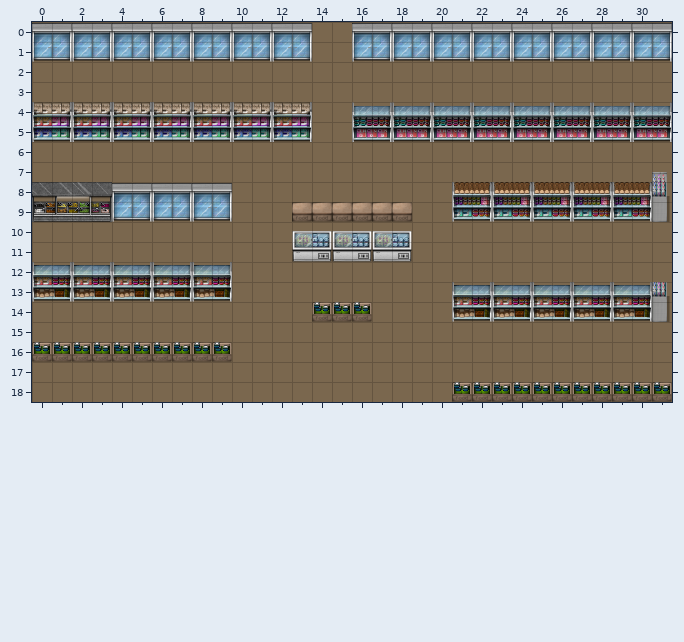
A Tiled map (JSON) gets an edit: digital-game-6/assets/Maps/level1.json. Above: the version before the commit.
Cells are 32x32 px. Shown: x 0..31, y 0..18.
Once edited:
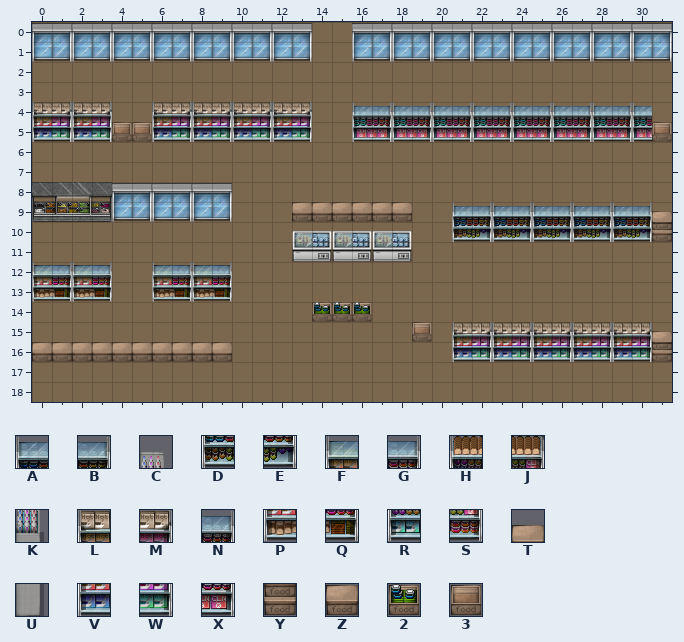
Key: from "shop": A 160, B 161, C 170, D 176, E 177, F 180, G 181, H 182, J 183, K 186, L 192, M 193, N 195, P 196, Q 197, R 198, S 199, T 201, U 202, V 208, W 209, X 211, Y 217, Z 233, 2 248, 3 249.
_ is an empty cell.
The edit:
Layer "collison":
Tile V becomes tile 3 in row 5 at x 4.
Tile W becomes tile 3 in row 5 at x 5.
Tile X becomes tile 3 in row 5 at x 31.
The author put tile 3 in row 15 at x 19.
Tile R becomes tile A in row 9 at x 21, 23, 25, 27 and 29.
Tile S becomes tile B in row 9 at x 22, 24, 26, 28 and 30.
The author put tile D in row 10 at x 21, 23, 25, 27 and 29.
The author put tile E in row 10 at x 22, 24, 26, 28 and 30.
The author put tile L in row 15 at x 21, 23, 25, 27 and 29.
The author put tile M in row 15 at x 22, 24, 26, 28 and 30.
Tile U becomes tile T in row 9 at x 31.
The author put tile T in row 15 at x 31.
The author put tile V in row 16 at x 21, 23, 25, 27 and 29.
The author put tile W in row 16 at x 22, 24, 26, 28 and 30.
The author put tile Y in row 10 at x 31; in row 16 at x 31.
Tile 2 becomes tile Z in row 16 at x 0 to 9.
Tile 2 is removed in row 18 at x 21 to 31.
Tile C is removed in row 7 at x 31.
Tile F is removed in row 12 at x 4; in row 13 at x 21, 23, 25, 27 and 29.
Tile G is removed in row 12 at x 5; in row 13 at x 22, 24, 26, 28 and 30.
Tile H is removed in row 8 at x 21, 23, 25, 27 and 29.
Tile J is removed in row 8 at x 22, 24, 26, 28 and 30.
Tile K is removed in row 8 at x 31; in row 13 at x 31.
Tile L is removed in row 4 at x 4.
Tile M is removed in row 4 at x 5.
Tile N is removed in row 4 at x 31.
Tile P is removed in row 13 at x 4; in row 14 at x 21, 23, 25, 27 and 29.
Tile Q is removed in row 13 at x 5; in row 14 at x 22, 24, 26, 28 and 30.
Tile U is removed in row 14 at x 31.
